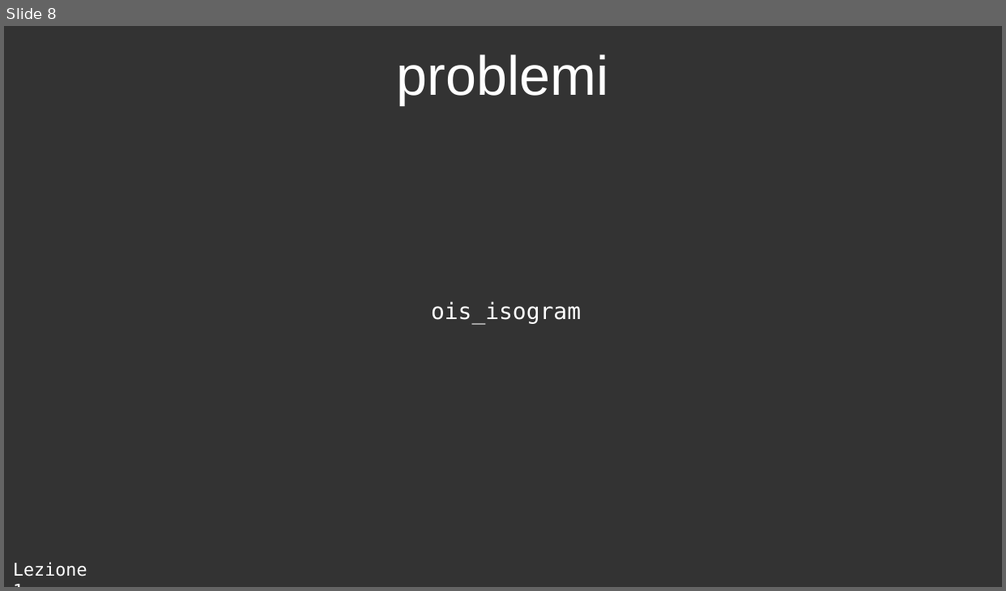
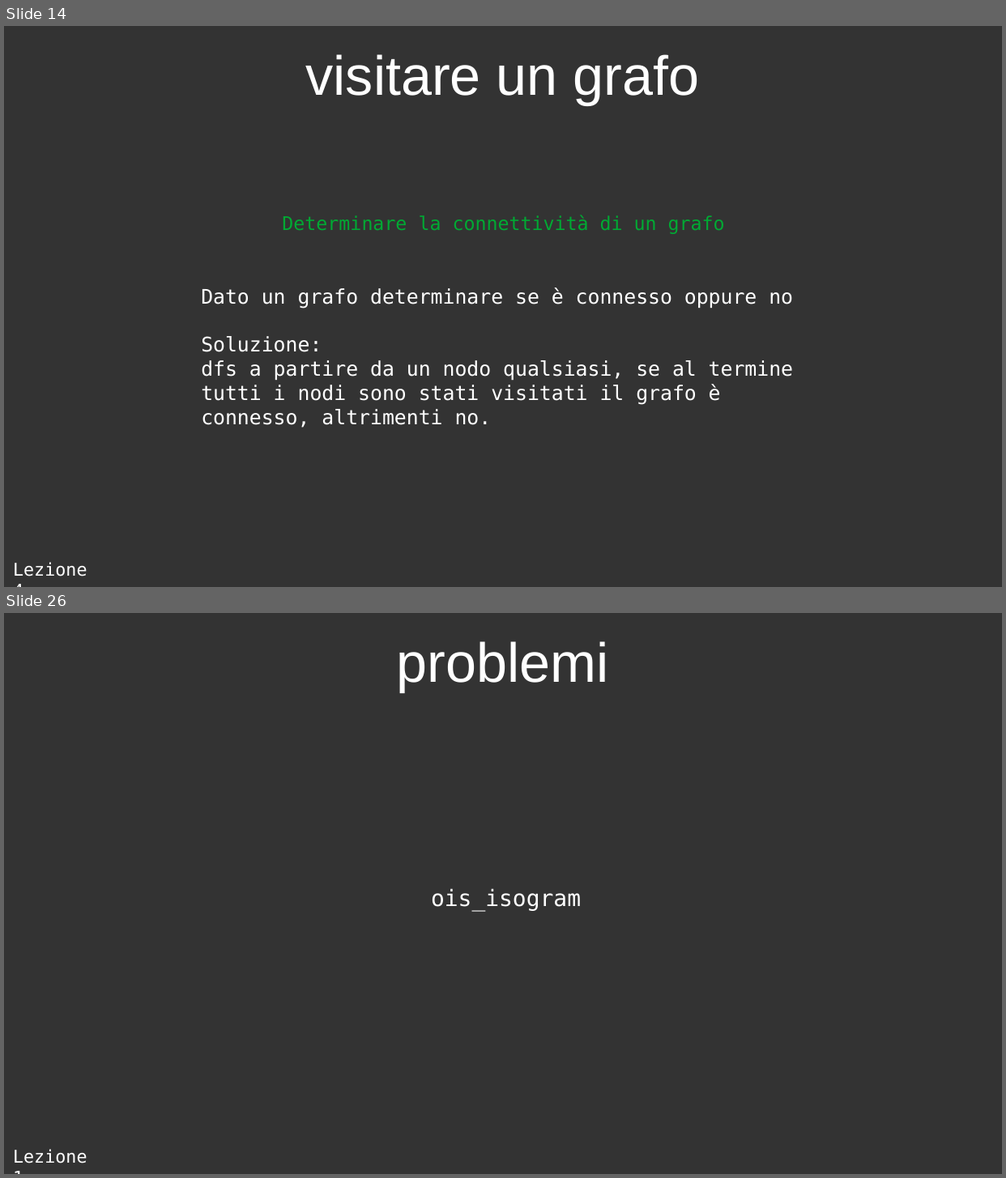
Before and after one commit to GioBigno/corso-CP, a slide deck: lezione_4/slide/presentazione.odp. Shown one above the other, each under a label of ours: slide 8 before the commit, slides 14 and 26 after it; the slides between them are not shown. The pictures are 1006x591 and 1006x1178 pixels, drawn with LibreOffice and Linux fonts; fonts in the diff are those of the drawing. Boxes give left, top, right and bottom in pixels: in the first picture for what was removed or moved away, otherwise in the second. Text is boxed around its words. In the diff, an @@ line names an element or a change of style, - is before the commit and + after.

Commit message:
lezione_4

```diff
--- a/lezione_4/slide/presentazione.odp
+++ b/lezione_4/slide/presentazione.odp
@@ slide 14 added at (4,26,1002,587), background #333333 @@
@@ title added at (306,54,700,105), 44 pt, text #FFFFFF @@
+visitare un grafo
@@ text added at (282,215,725,234), 15 pt, text #00A933 @@
+Determinare la connettività di un grafo
@@ text added at (201,288,793,428), 16 pt, text #FFFFFF @@
+Dato un grafo determinare se è connesso oppure no
+Soluzione:
+dfs a partire da un nodo qualsiasi, se al termine tutti i nodi sono stati visitati il grafo è connesso, altrimenti no.
@@ text added at (13,562,87,577), 14 pt, text #FFFFFF @@
+Lezione 4
@@ what was slide 8 is now slide 26 @@
```
Also in this commit, not shown: 7 slides changed, 17 other slides added, 39 other files.
